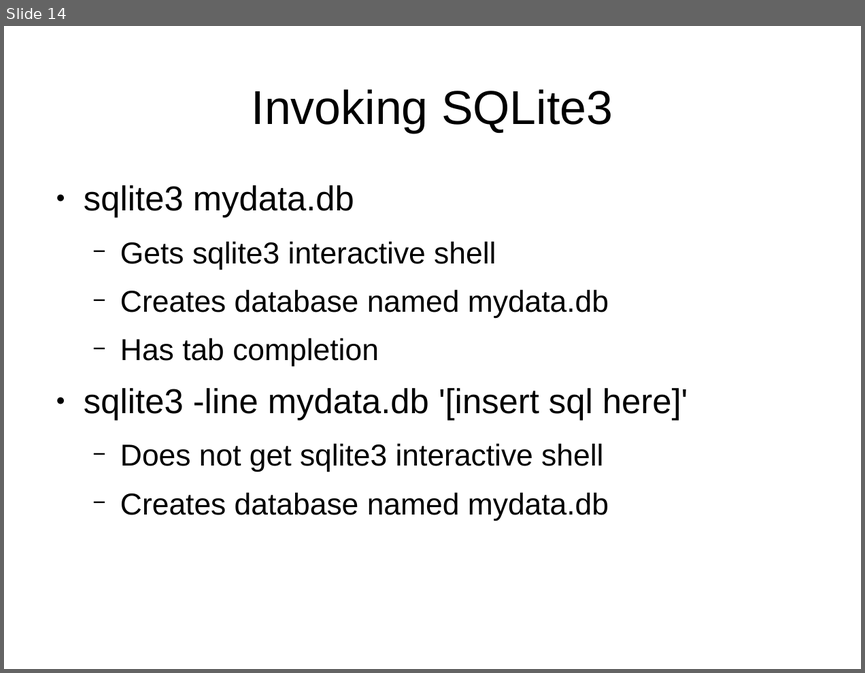
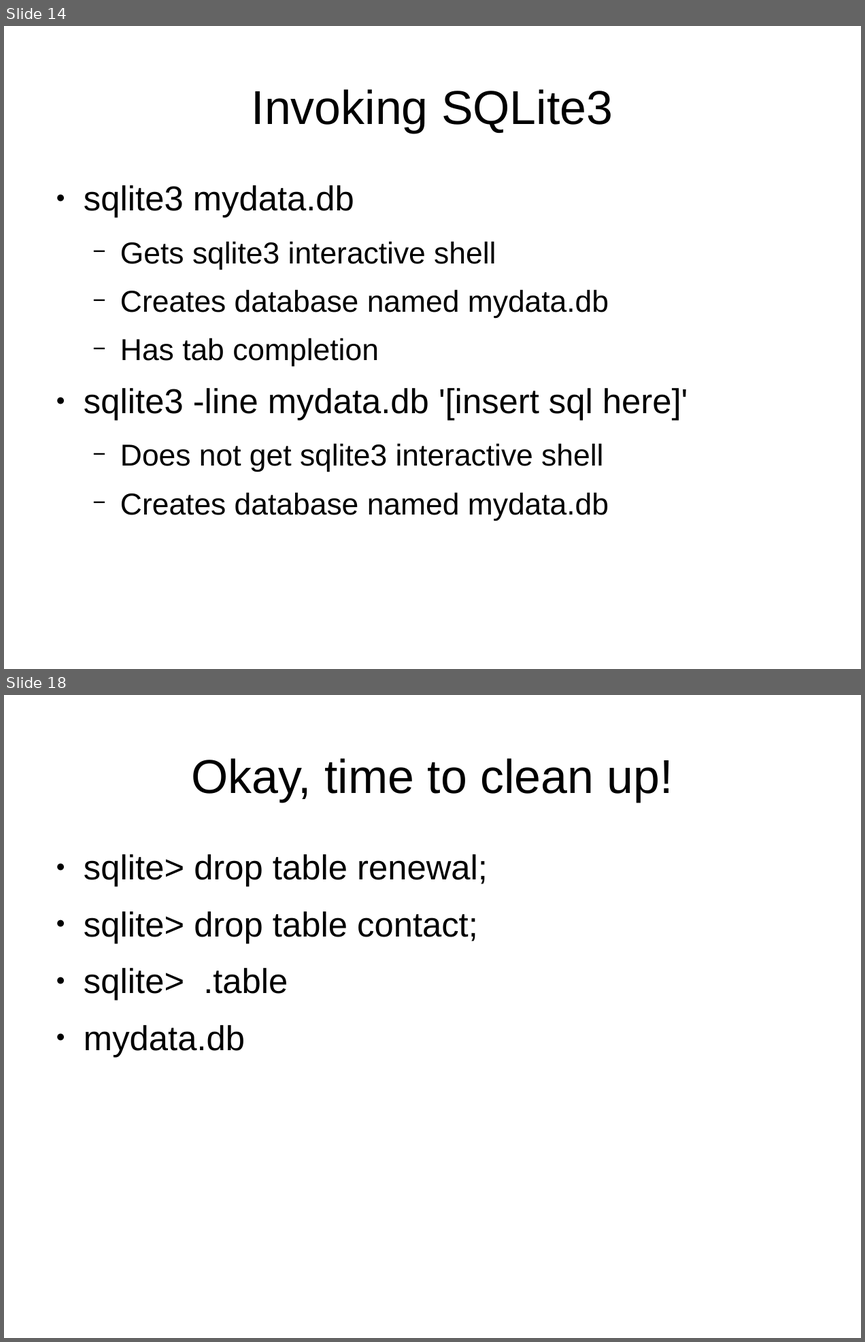
Before and after one commit to Oflameo/intro_to_databases_with_sqlite3, a slide deck: intro_to_databases_with_sqlite3.odp. Shown one above the other, each under a label of ours: slide 14 before the commit, slides 14 and 18 after it; the slides between them are not shown. The pictures are 865x673 and 865x1342 pixels, drawn with LibreOffice and Linux fonts; fonts in the diff are those of the drawing. Boxes give left, top, right and bottom in pixels: in the first picture for what was removed or moved away, otherwise in the second. Text is boxed around its words. In the diff, an @@ line names an element or a change of style, - is before the commit and + after.

```diff
--- a/intro_to_databases_with_sqlite3.odp
+++ b/intro_to_databases_with_sqlite3.odp
@@ slide 18 added at box(4, 695, 861, 1338), background #FFFFFF @@
@@ title added at box(191, 758, 672, 802), 44 pt, text #000000 @@
+Okay, time to clean up!
@@ text added at box(84, 854, 487, 1057), 32 pt, text #000000 @@
+● sqlite> drop table renewal;
+● sqlite> drop table contact;
+● sqlite> .table
+● mydata.db
```
Also in this commit, not shown: 1 slide changed, 2 other slides added.
